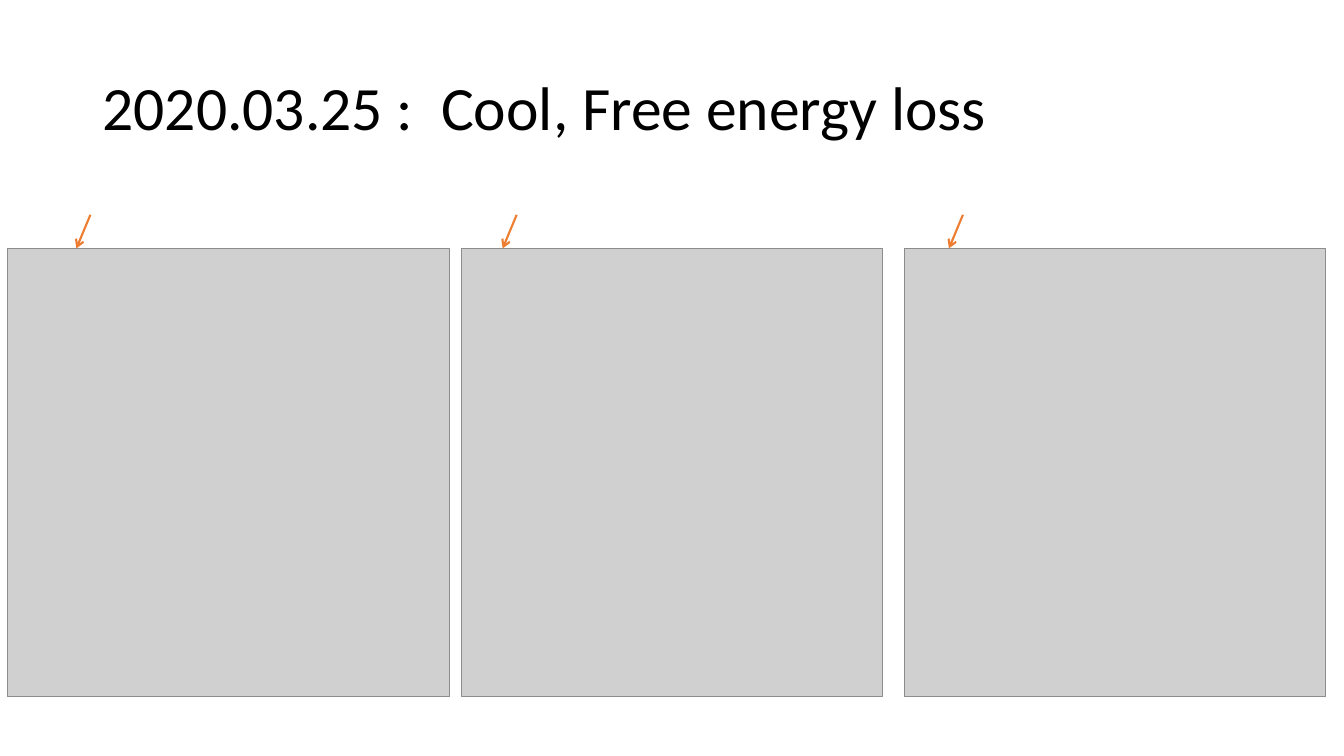
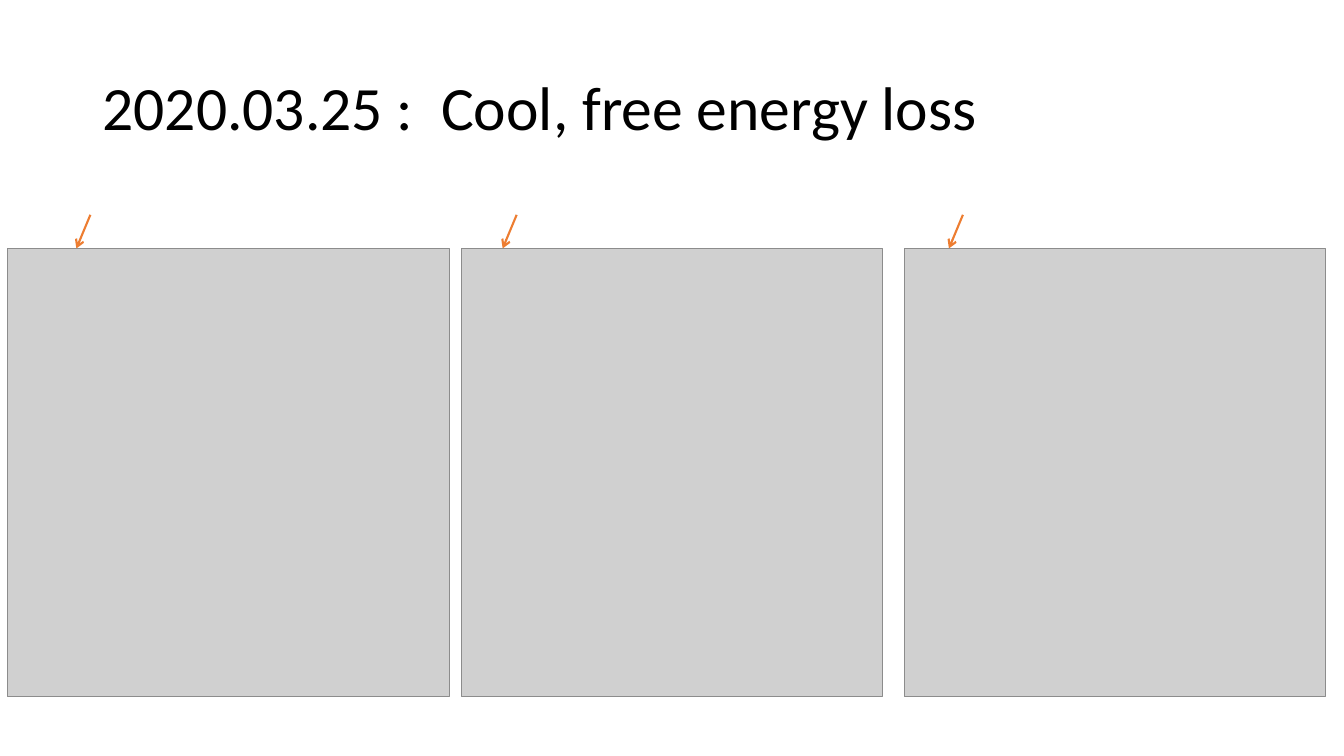
Before and after one commit to Sharon-Liang/JuliaCMPO, a slide deck: slide 6 of cmpo_running_notes.pptx. Drawn at 1344x756 pixels with LibreOffice and Linux fonts; fonts in the diff are those of the drawing; grey boxes stand for pictures. Boxes give left, top, right and bottom in pixels: in the first picture for what was removed or moved away, otherwise in the second. Text is boxed around its words. In the diff, an @@ line names an element or a change of style, - is before the commit and + after.

```diff
--- a/cmpo_running_notes.pptx
+++ b/cmpo_running_notes.pptx
@@ title at <box>102,87,977,141</box>: text changed @@
-2020.03.25 : Cool, Free energy loss
+2020.03.25 : Cool, free energy loss
```
Also in this commit, not shown: 4 slides added, 10 other files.
